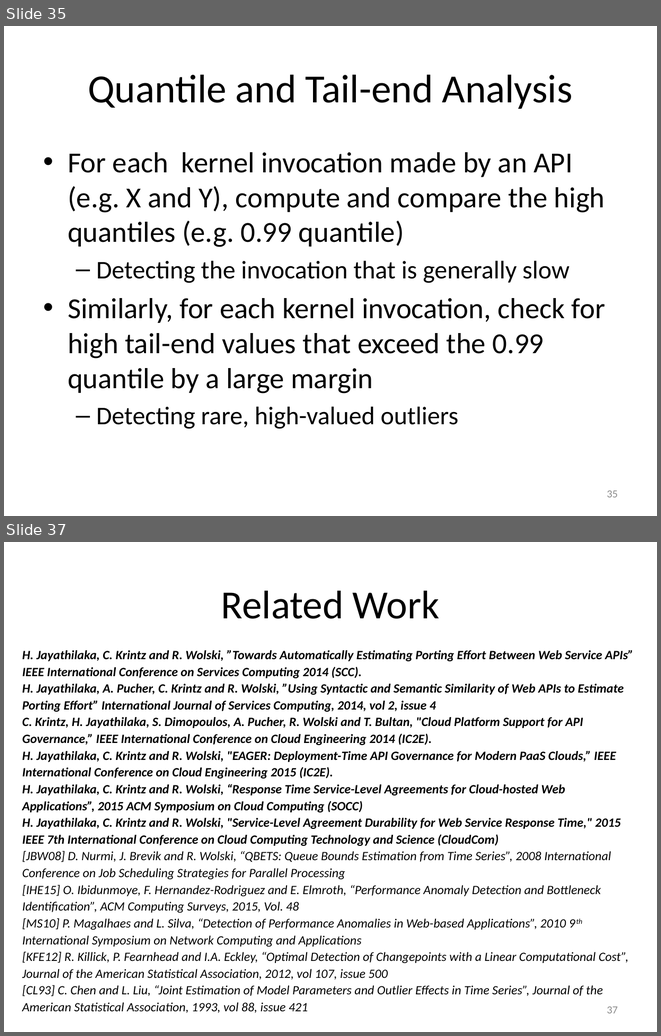
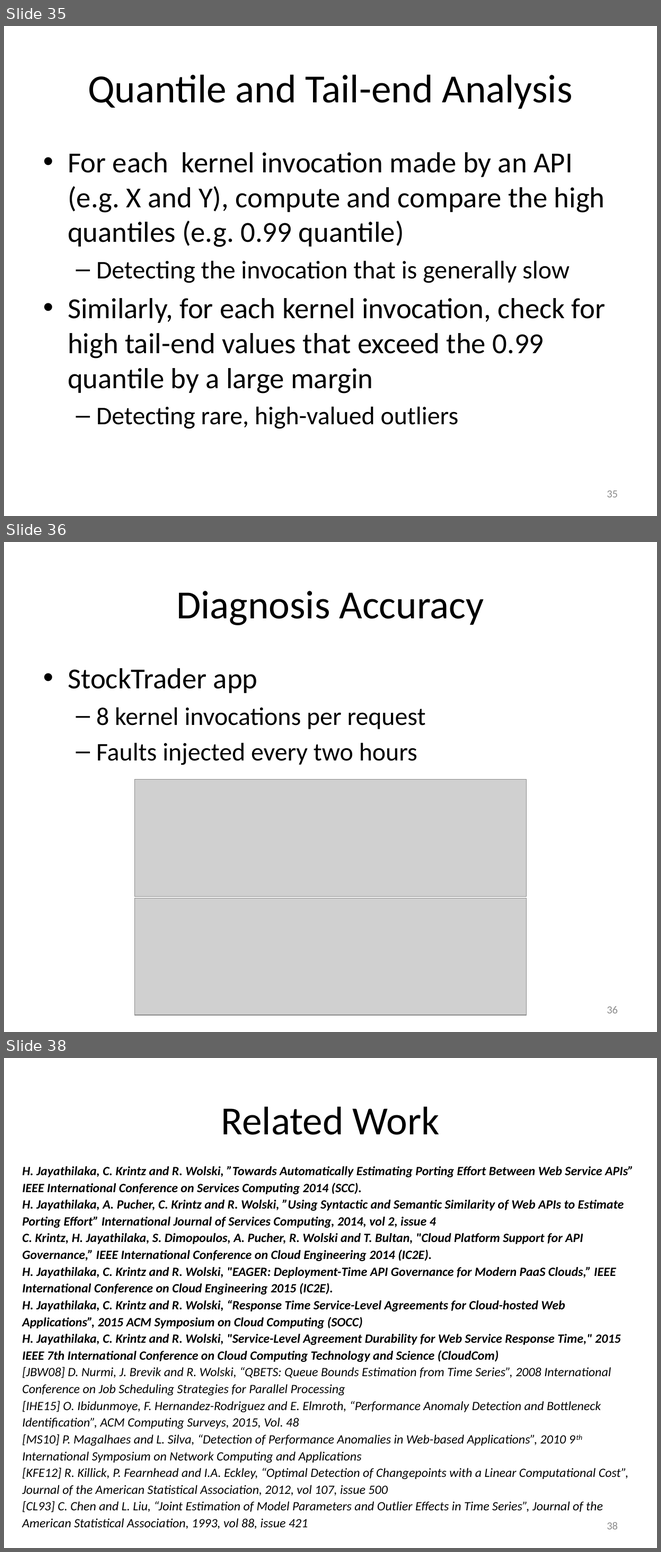
Before and after one commit to Dithn/eager-appscale, a slide deck: Eager/paper/dissertation/dissertation.pptx. Shown one above the other, each under a label of ours: slides 35 and 37 before the commit, slides 35, 36 and 38 after it; the slides between them are not shown. The pictures are 661x1036 and 661x1552 pixels, drawn with LibreOffice and Linux fonts; fonts in the diff are those of the drawing; grey boxes stand for pictures. Boxes give left, top, right and bottom in pixels: in the first picture for what was removed or moved away, otherwise in the second. Text is boxed around its words. In the diff, an @@ line names an element or a change of style, - is before the commit and + after.

```diff
--- a/Eager/paper/dissertation/dissertation.pptx
+++ b/Eager/paper/dissertation/dissertation.pptx
@@ slide 36 added at <box>4,542,657,1032</box>, background #FFFFFF @@
@@ title added at <box>176,591,484,625</box>, 44 pt, text #000000 @@
+Diagnosis Accuracy
@@ text added at <box>68,668,426,765</box>, 28 pt, text #000000 @@
+• StockTrader app
+  – 8 kernel invocations per request
+  – Faults injected every two hours
@@ picture added at <box>134,779,527,896</box> @@
@@ picture added at <box>134,898,527,1015</box> @@
@@ page number added at <box>607,1006,618,1013</box>, 12 pt, text #8C8C8C @@
+36
@@ what was slide 37 is now slide 38 @@
@@ page number at <box>607,1522,618,1529</box>: text changed @@
-37
+38
```
Also in this commit, not shown: 9 slides changed, 2 other files.
